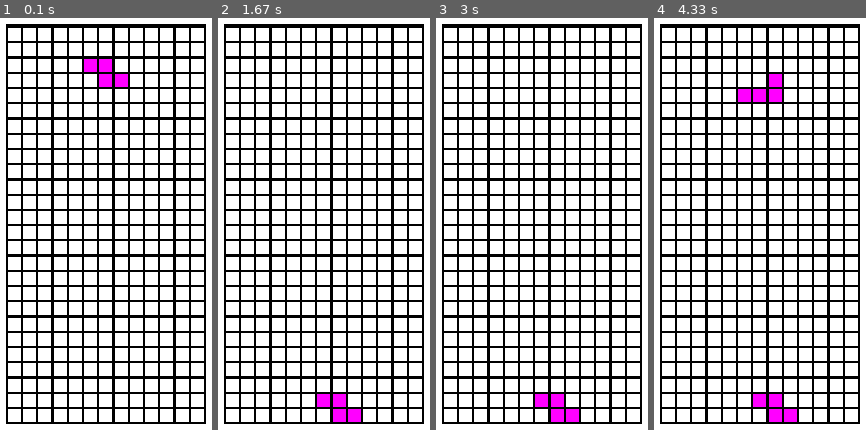
Above: before the commit, frames 1-4 (left to right).
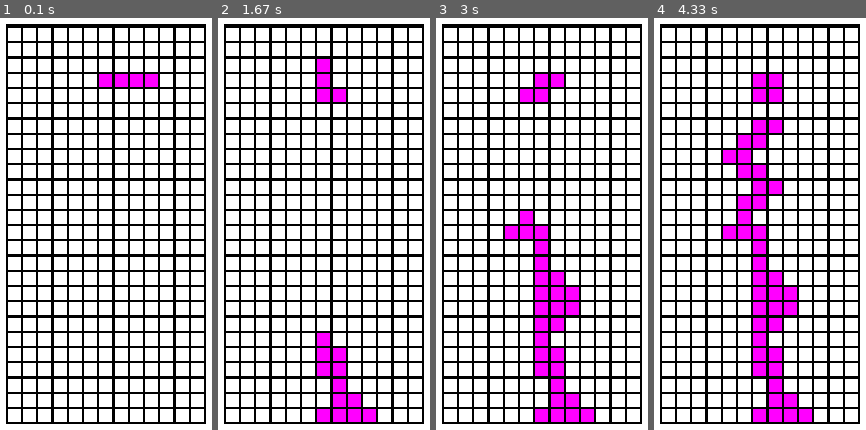
Above: after the commit, the same moments.

Repository: IM-THE-GRASS/pygame-tetris-remake
Game: pygame game, started from main.py
Same seed, same stepped clock (60 frames per second), same inputs: the game is played once before the commit and once after it.
Inputs:
- Up to frame 1 (0.1 s): no input
- Up to frame 2 (1.67 s): tap Space at 0.33, 1.23, 1.57 s; hold Right 0.67-1.13 s; hold Up 1.17-1.47 s; hold Right from 1.5 s (still down)
- Up to frame 3 (3 s): tap Space at 1.87, 2.07, 2.37, 2.63, 2.97 s; release Right at 1.97 s; hold Left 2-2.53 s; hold Down 2.57-2.87 s; hold Left from 2.9 s (still down)
- Up to frame 4 (4.33 s): tap Space at 3.27, 3.4 s; release Left at 3.3 s; hold Up 3.33-3.7 s

The runs differ from the first frame. In frame 1, 0.8% of the frame differs, in the area x 39-75%, y 9-17%; in frame 2, 2.7%; in frame 3, 5.8%; in frame 4, 7.7%, in the area x 32-75%, y 13-99%.

Commit message:
hard drop and random peices

Diff:
--- a/main.py
+++ b/main.py
@@ -1,5 +1,5 @@
 import pygame
-
+import random
 
 pygame.init()
 board_width = 200
@@ -25,7 +25,7 @@
 J = {0:((0,0),(0,-1),(0,1),(-1,-1)),1:((0,0),(1,0),(-1,0),(1,-1)),2:((0,0),(0,-1),(1,1),(0,1)),3:((0,0),(-1,1),(-1,0),(1,0))}
 S = {0:((0,0),(-1,0),(0,1),(1,1)),1:((0,0),(0,1),(1,0),(1,-1)),2:((0,0),(0,-1),(-1,-1),(1,0)),3:((0,0),(-1,0),(0,-1),(-1,1))}
 Z = {0:((0,0),(1, 0),(-1, 1),(0, 1)),1:((0,0),(-1,0),(0,1),(-1,-1)),2:((0,0),(-1,0),(0,-1),(1,-1)),3:((0,0),(0,-1),(1,1),(1,0))}
-
+peices = [I, T, O, L, J, S, Z]
 
 
 
@@ -42,7 +42,12 @@
         self.draw()
 
 
-
+    def hard_drop(self):
+        while not self.grounded and not self.touching_others:
+            self.pos = (self.pos[0], self.pos[1] - 1)
+            self.draw()
+        self.pos = (self.pos[0], self.pos[1] + 1)
+        self.draw()
     def draw(self):
         new_current = {}
 
@@ -81,6 +86,7 @@
             position["state"] = 1
             self.current_positions[square] = 1
             self.last_valid_pos = self.pos
+        return True
     def rotate_r(self):
         if self.rotation >= 3:
             self.rotation = 0
@@ -89,8 +95,6 @@
         draw = self.draw()
         if draw == False and self.rotation >= 3:
             self.rotation = self.rotation - 1
-
-
     def rotate_l(self):
         if self.rotation <= 0:
             self.rotation = 3
@@ -99,6 +103,10 @@
         draw = self.draw()
         if draw == False and self.rotation < 0:
             self.rotation = self.rotation + 1
+
+def get_random_peice():
+    random_peice = random.choice(peices)
+    return random_peice
 
 
 
@@ -117,7 +125,7 @@
         sq.bottomleft = (board.bottomleft[0] + gap + ((i * gap) + (i * sq_width)), board.bottomleft[1] - gap - ((line * gap) + (line * sq_width)))
 
         squares[(i, line)] = {"rect": sq, "color": (255,255,255), "state": 0}
-current_peice = peice(Z, start_pos)
+current_peice = peice(get_random_peice(), start_pos)
 lock_timer = 0
 lock_timer_enabled = False
 lock_delay = lock_delay * 60
@@ -136,9 +144,15 @@
             if event.key == pygame.K_DOWN:
                 current_peice.pos = (current_peice.pos[0], current_peice.pos[1] - 1)
             if event.key == pygame.K_SPACE:
-                current_peice.pos = (current_peice.pos[0], current_peice.pos[1] - 1)
-                for i in range(lines):
-                    current_peice.pos = (current_peice.pos[0], 0)
+                worked = True
+                while worked == True:
+                    current_peice.pos = (current_peice.pos[0], current_peice.pos[1] - 1)
+                    worked = current_peice.draw()
+                    print(worked)
+                    print(current_peice.pos[1] - 1)
+                lock_timer = 999
+
+
     current_positions = current_peice.current_positions.keys()
     for sq_pos in current_positions:
         if sq_pos[1] < 1 and current_peice.grounded == False:
@@ -151,7 +165,7 @@
     if lock_timer_enabled:
 
         if lock_timer >= lock_delay:
-            current_peice = peice(L, start_pos)
+            current_peice = peice(get_random_peice(), start_pos)
             lock_timer_enabled = False
             lock_timer = 0
         lock_timer += 1
